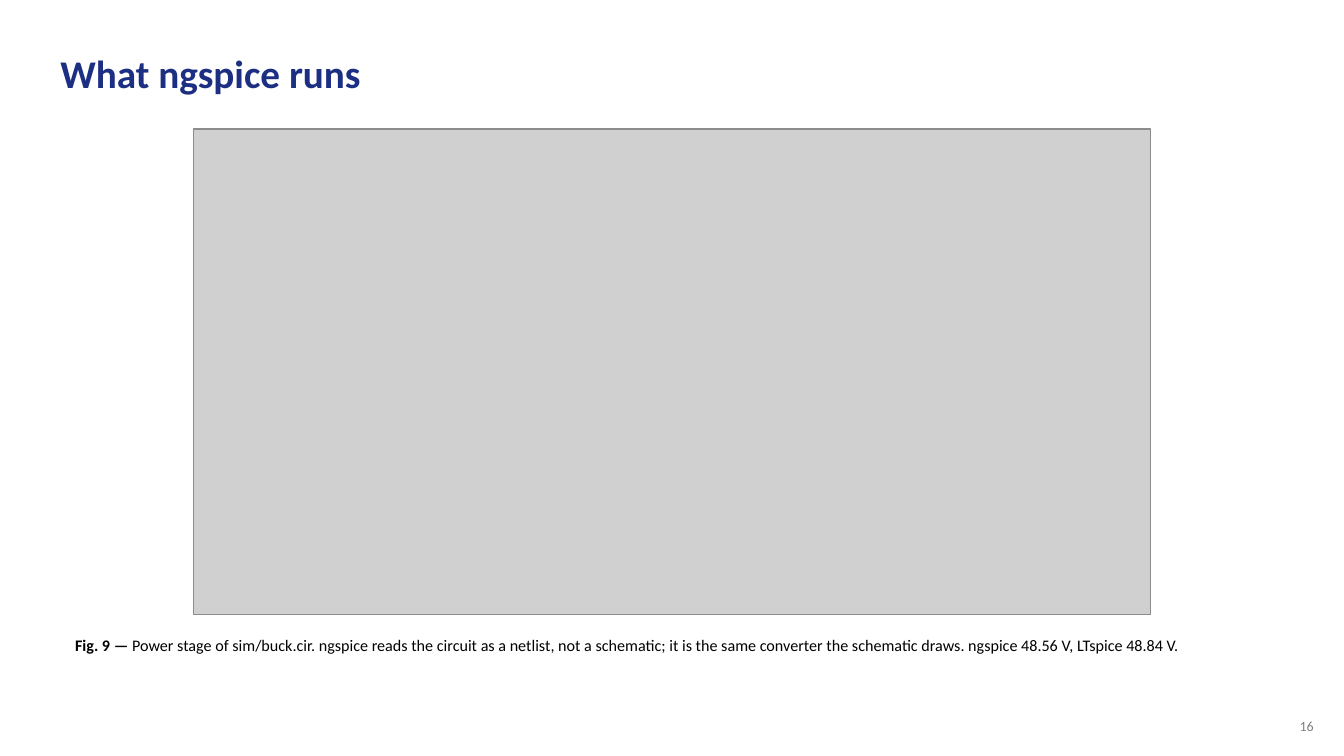
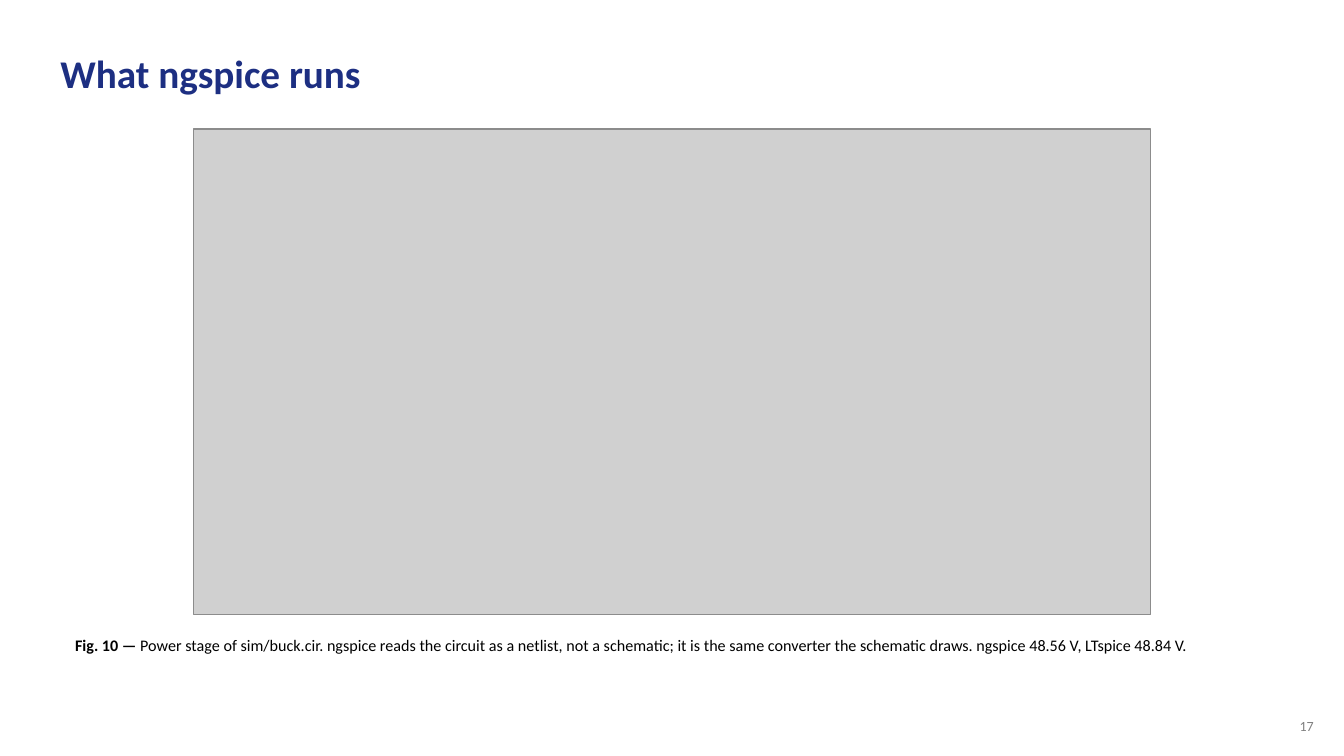
Before and after one commit to Amritha902/gan-driver, a slide deck: slide 17 of review/GaN_Review1_BACKUP.pptx (slide 16 before the commit). Drawn at 1344x756 pixels with LibreOffice and Linux fonts; fonts in the diff are those of the drawing; grey boxes stand for pictures. Boxes give left, top, right and bottom in pixels: in the first picture for what was removed or moved away, otherwise in the second. Text is boxed around its words. In the diff, an @@ line names an element or a change of style, - is before the commit and + after.

```diff
--- a/review/GaN_Review1_BACKUP.pptx
+++ b/review/GaN_Review1_BACKUP.pptx
@@ text at box(75, 639, 1187, 654): text changed @@
-Fig. 9 — Power stage of sim/buck.cir. ngspice reads the circuit as a netlist, not a schematic; it is the same converter the schematic draws. ngspice 48.56 V, LTspice 48.84 V.
+Fig. 10 — Power stage of sim/buck.cir. ngspice reads the circuit as a netlist, not a schematic; it is the same converter the schematic draws. ngspice 48.56 V, LTspice 48.84 V.
@@ text at box(1300, 722, 1314, 731): text changed @@
-16
+17
```
Also in this commit, not shown: 31 other slides changed, 1 slide added, 5 other files.
